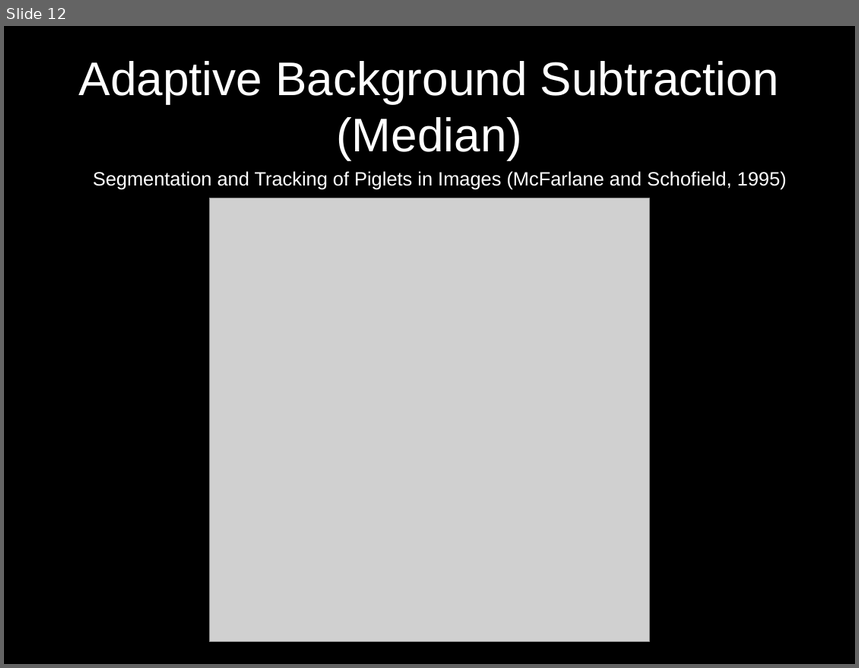
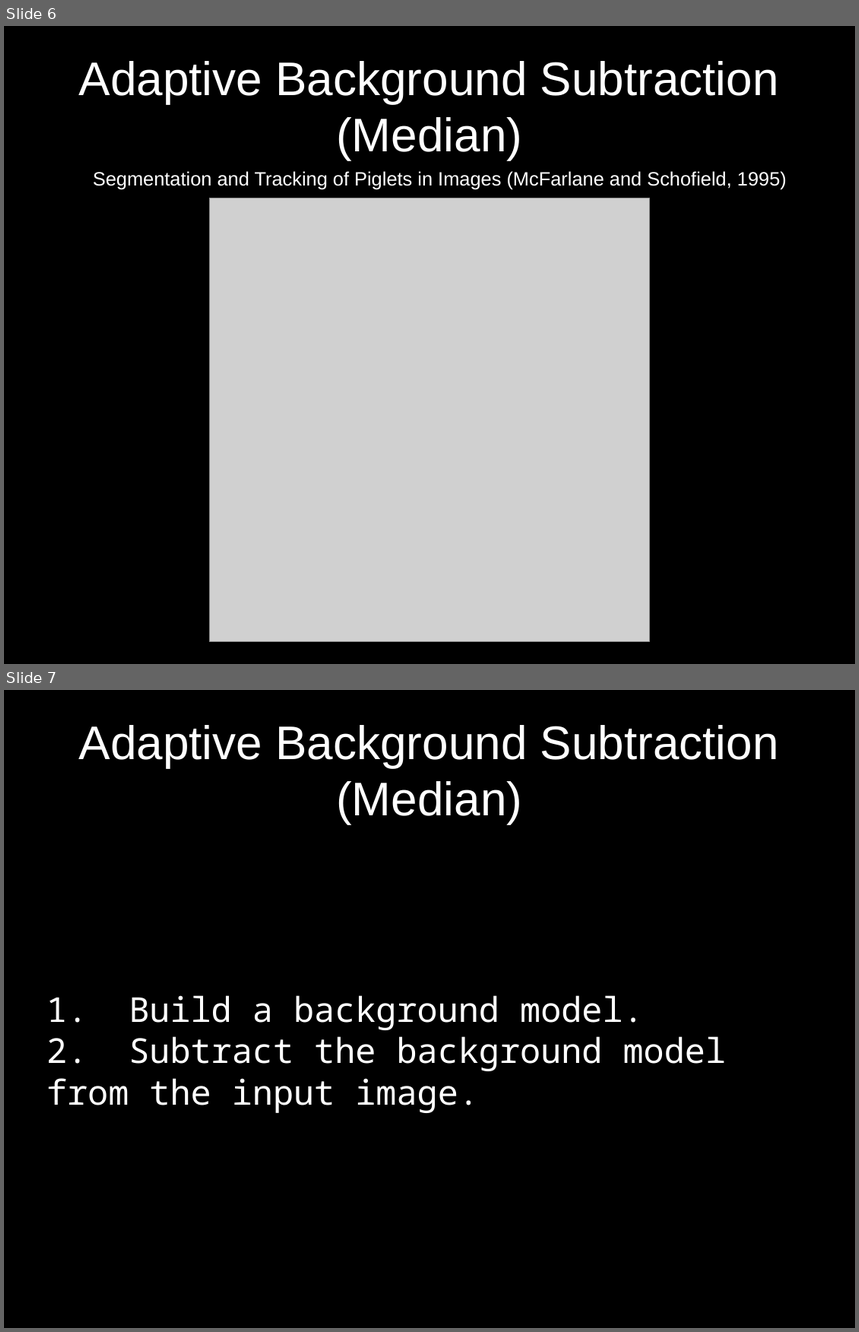
Before and after one commit to d28b/swistrack, a slide deck: Doc/tutorial.stefie10.06.2009/tutorialSlides.odp. Shown one above the other, each under a label of ours: slide 12 before the commit, slides 6 and 7 after it. The pictures are 859x668 and 859x1332 pixels, drawn with LibreOffice and Linux fonts; fonts in the diff are those of the drawing; grey boxes stand for pictures. Boxes give left, top, right and bottom in pixels: in the first picture for what was removed or moved away, otherwise in the second. Text is boxed around its words. In the diff, an @@ line names an element or a change of style, - is before the commit and + after.

```diff
--- a/Doc/tutorial.stefie10.06.2009/tutorialSlides.odp
+++ b/Doc/tutorial.stefie10.06.2009/tutorialSlides.odp
@@ slide 7 added at (4,690,855,1328), background #000000 @@
@@ title added at (79,725,779,825), 44 pt, text #FFFFFF @@
+Adaptive Background Subtraction (Median)
@@ subtitle added at (47,996,726,1113), 32 pt, text #FFFFFF @@
+1. Build a background model.
+2. Subtract the background model from the input image.
@@ what was slide 12 is now slide 6 @@
```
Also in this commit, not shown: 11 slides changed, 11 other slides added, 8 slides removed, 7 other files.
